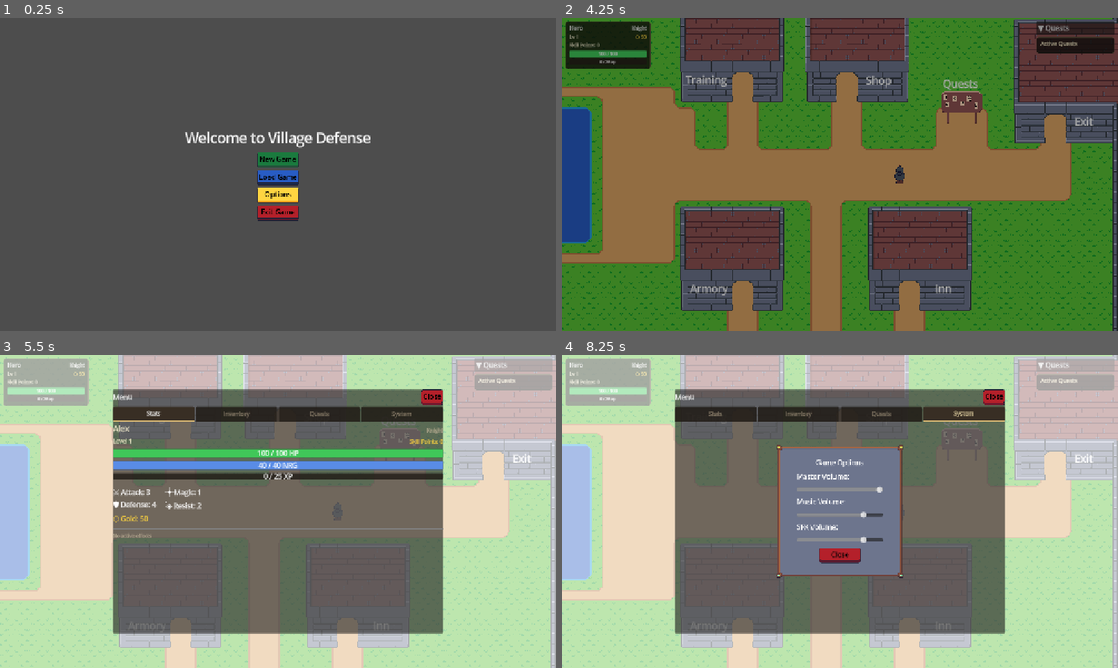
Above: before the commit, frames 1-4 (two rows, left to right).
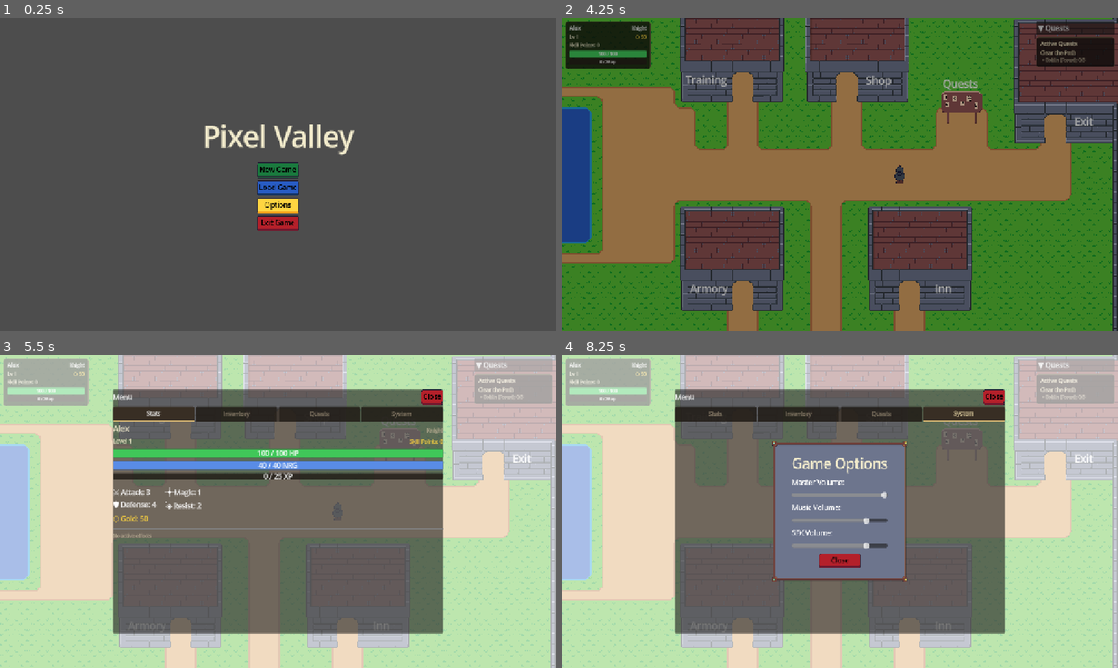
Above: after the commit, the same moments.

Repository: navtges3/PixelValley
Game: Godot game, scene res://scenes/ui/screens/main_menu_screen.tscn
The game is run twice, just before and just after one commit, with the same random seed, the same clock (stepped at 60 frames per second) and the same inputs. Sound files missing from this copy of the repository are replaced by a short silence.
Inputs (mouse positions are in pixels of both pictures, inside the frame that each line leads up to):
- Up to frame 1 (0.25 s): no input
- Up to frame 2 (4.25 s): click "New Game" at 0.5 s; click (867, 215) at 1.27 s; type "Alex" at 1.35 s; click (778, 146) at 2.02 s; click "Create Hero" at 2.75 s; click "Empty Slot" at 3.5 s
- Up to frame 3 (5.5 s): hold Up (ui_up) 4.28-5 s; hold Tab (open_hud) 4.28-5 s; click "Stats" at 5 s
- Up to frame 4 (8.25 s): click "Inventory" at 5.75 s; click "Quests" at 6.5 s; click "System" at 7.25 s; click "Options" at 8 s

The runs differ from the first frame. In frame 1, 3.0% of the frame differs, in the area x 33-67%, y 34-68%; in frame 2, 0.6%; in frame 3, 0.5%; in frame 4, 4.5%, in the area x 1-100%, y 2-73%.
Error before the commit: Cannot call method 'duplicate' on a null value. (res://scripts/systems/quest_manager.gd:29)

Commit message:
feat: Integrate quest manager signals and update UI elements for Pixel Valley

Diff:
--- a/autoload/game_state.gd
+++ b/autoload/game_state.gd
@@ -16,6 +16,7 @@
 
 @warning_ignore("unused_signal")
 signal monster_killed(monster_id: MonsterLoader.MonsterID, location_id: String)
+signal quest_manager_ready
 
 # --- Game Start Flow ---
 func start_new_game(slot := 1) -> void:
@@ -27,6 +28,7 @@
 	quest_manager.new_game()
 	WorldManager.reset()
 	SaveManager.new_save(slot)
+	quest_manager_ready.emit()
 	print("GameState: New game started in slot %d" % slot)
 
 func _setup_default_shop(shop: Shop) -> void:
--- a/autoload/save_manager.gd
+++ b/autoload/save_manager.gd
@@ -76,6 +76,7 @@
 	var entrance: String = meta_json.get("player_entrance", "")
 	GameState.player_location = { "scene": scene_int, "entrance_id": entrance }
 	GameState.quest_manager.reconnect_signals()
+	GameState.quest_manager_ready.emit()
 	print("SaveManager: Loading player location: %s, %s" % [GameState.player_location["scene"], GameState.player_location["entrance_id"]])
 	print("SaveManager: Loaded game from slot %d" % slot)
 
--- a/project.godot
+++ b/project.godot
@@ -14,7 +14,7 @@
 
 [application]
 
-config/name="VillageDefense"
+config/name="PixelValley"
 config/version="0.1.0"
 run/main_scene="uid://4w3ilq3htolk"
 config/features=PackedStringArray("4.6", "Forward Plus")
--- a/scenes/ui/hud/quest_hud.tscn
+++ b/scenes/ui/hud/quest_hud.tscn
@@ -21,6 +21,7 @@
 anchor_right = 1.0
 offset_left = -212.0
 offset_bottom = 600.0
+grow_horizontal = 0
 script = ExtResource("1_questh")
 
 [node name="ToggleButton" type="Button" parent="." unique_id=702350442]
--- a/scenes/ui/screens/main_menu_screen.tscn
+++ b/scenes/ui/screens/main_menu_screen.tscn
@@ -9,7 +9,8 @@
 [ext_resource type="PackedScene" uid="uid://bcurrites3af" path="res://scenes/ui/windows/load_window.tscn" id="7_pfh6i"]
 
 [sub_resource type="LabelSettings" id="LabelSettings_l72w3"]
-font_size = 32
+font_size = 64
+font_color = Color(0.9490196, 0.92156863, 0.8, 1)
 
 [node name="MainMenuScreen" type="Control" unique_id=1003311715]
 layout_mode = 3
@@ -34,6 +35,8 @@
 
 [node name="VBoxContainer" type="VBoxContainer" parent="MarginContainer" unique_id=70003495]
 layout_mode = 2
+size_flags_horizontal = 4
+size_flags_vertical = 4
 theme_override_constants/separation = 5
 alignment = 1
 
@@ -41,9 +44,12 @@
 custom_minimum_size = Vector2(0, 50)
 layout_mode = 2
 size_flags_horizontal = 4
-text = "Welcome to Village Defense"
+text = "Pixel Valley"
 label_settings = SubResource("LabelSettings_l72w3")
 horizontal_alignment = 1
+
+[node name="HSeparator" type="HSeparator" parent="MarginContainer/VBoxContainer" unique_id=1763046044]
+layout_mode = 2
 
 [node name="NewGameButton" type="Button" parent="MarginContainer/VBoxContainer" unique_id=75236504]
 custom_minimum_size = Vector2(96, 32)
@@ -79,10 +85,10 @@
 theme = ExtResource("5_bd2wy")
 text = "Exit Game"
 
-[node name="OptionsPopup" parent="." unique_id=666019018 instance=ExtResource("6_pqlu1")]
+[node name="LoadWindow" parent="." unique_id=1918541071 instance=ExtResource("7_pfh6i")]
 visible = false
 
-[node name="LoadWindow" parent="." unique_id=1918541071 instance=ExtResource("7_pfh6i")]
+[node name="OptionsWindow" parent="." unique_id=101606992 instance=ExtResource("6_pqlu1")]
 visible = false
 
 [connection signal="pressed" from="MarginContainer/VBoxContainer/NewGameButton" to="." method="_on_new_game_button_pressed"]
--- a/scenes/ui/windows/load_window.tscn
+++ b/scenes/ui/windows/load_window.tscn
@@ -8,16 +8,22 @@
 [node name="LoadWindow" type="Window" unique_id=1918541071]
 transparent_bg = true
 oversampling_override = 1.0
-size = Vector2i(706, 1064)
+size = Vector2i(445, 624)
 wrap_controls = true
 borderless = true
 transparent = true
 script = ExtResource("1_svb4e")
 
 [node name="PanelContainer" type="PanelContainer" parent="." unique_id=1195771532]
-anchors_preset = 15
-anchor_right = 1.0
-anchor_bottom = 1.0
+anchors_preset = 8
+anchor_left = 0.5
+anchor_top = 0.5
+anchor_right = 0.5
+anchor_bottom = 0.5
+offset_left = -222.5
+offset_top = -312.0
+offset_right = 222.5
+offset_bottom = 312.0
 grow_horizontal = 2
 grow_vertical = 2
 theme = ExtResource("2_xdcf0")
@@ -37,6 +43,8 @@
 
 [node name="TitleLabel" type="Label" parent="PanelContainer/MarginContainer/VBoxContainer" unique_id=1769944883]
 layout_mode = 2
+theme_override_colors/font_color = Color(0.9490196, 0.92156863, 0.8, 1)
+theme_override_font_sizes/font_size = 32
 text = "Load Game"
 horizontal_alignment = 1
 
--- a/scenes/ui/windows/options_window.tscn
+++ b/scenes/ui/windows/options_window.tscn
@@ -7,7 +7,7 @@
 [node name="OptionsWindow" type="Window" unique_id=101606992]
 transparent_bg = true
 oversampling_override = 1.0
-size = Vector2i(294, 308)
+size = Vector2i(316, 326)
 wrap_controls = true
 exclusive = true
 borderless = true
@@ -35,6 +35,8 @@
 
 [node name="Label" type="Label" parent="PanelContainer/MarginContainer/VBoxContainer" unique_id=1779415276]
 layout_mode = 2
+theme_override_colors/font_color = Color(0.9490196, 0.92156863, 0.8, 1)
+theme_override_font_sizes/font_size = 32
 text = "Game Options"
 horizontal_alignment = 1
 
--- a/scripts/systems/quest_manager.gd
+++ b/scripts/systems/quest_manager.gd
@@ -12,7 +12,6 @@
 	"res://resources/quests/quest_8.tres",
 	"res://resources/quests/quest_9.tres",
 	"res://resources/quests/quest_10.tres",
-	"res://resources/quests/quest_11.tres",
 ]
 
 const FIRST_QUEST_ID := 1
--- a/scripts/ui/hud/hero_hud.gd
+++ b/scripts/ui/hud/hero_hud.gd
@@ -72,6 +72,7 @@
 	_draw_data(hero)
 
 func _draw_data(hero: Hero) -> void:
+	name_label.text = hero.name
 	level_label.text = "Lv %d" % hero.level
 	skill_label.text = "Skill Points: %d" % hero.skill_points
 	gold_label.text = "⬡ %d" % hero.inventory.gold
--- a/scripts/ui/hud/quest_hud.gd
+++ b/scripts/ui/hud/quest_hud.gd
@@ -21,6 +21,8 @@
 func _connect_signals() -> void:
 	if not GameState.monster_killed.is_connected(_on_monster_killed):
 		GameState.monster_killed.connect(_on_monster_killed)
+	if not GameState.quest_manager_ready.is_connected(_refresh):
+		GameState.quest_manager_ready.connect(_refresh)
 
 func _on_monster_killed(_monster_id: int, _location_id: String) -> void:
 	# Wait one frame so QuestManager processes the kill first
--- a/scripts/ui/screens/main_menu_screen.gd
+++ b/scripts/ui/screens/main_menu_screen.gd
@@ -1,12 +1,13 @@
 extends Control
 
-@onready var options_popup = $OptionsPopup
+@onready var options_window: Window = $OptionsWindow
 @onready var load_window: Window = $LoadWindow
 
 @onready var load_game_button: Button = $MarginContainer/VBoxContainer/LoadGameButton
 
 func _ready() -> void:
-	options_popup.hide()
+	options_window.hide()
+	load_window.hide()
 	GameState.reset_state()
 	AudioManager.play_music_by_id("background")
 
@@ -17,7 +18,7 @@
 	load_window.popup_centered()
 
 func _on_options_button_pressed():
-	options_popup.popup_centered()
+	options_window.popup_centered()
 
 func _on_exit_button_pressed():
 	get_tree().quit()
--- a/scripts/ui/windows/load_window.gd
+++ b/scripts/ui/windows/load_window.gd
@@ -44,7 +44,6 @@
 	self.hide()
 	SaveManager.load_game(slot)
 	var loc := GameState.player_location
-	print("Scene: %s, Entrance: %s" % [loc["scene"], loc["entrance_id"]])
 	ScreenManager.go_to_screen(loc["scene"], loc["entrance_id"])
 
 func _on_delete_button_pressed(slot: int) -> void:
